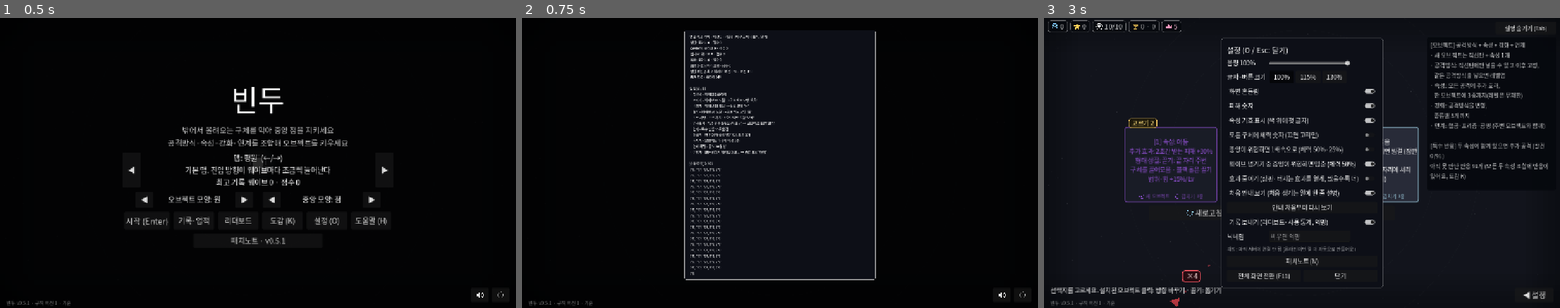
Above: before the commit, frames 1-3 (left to right).
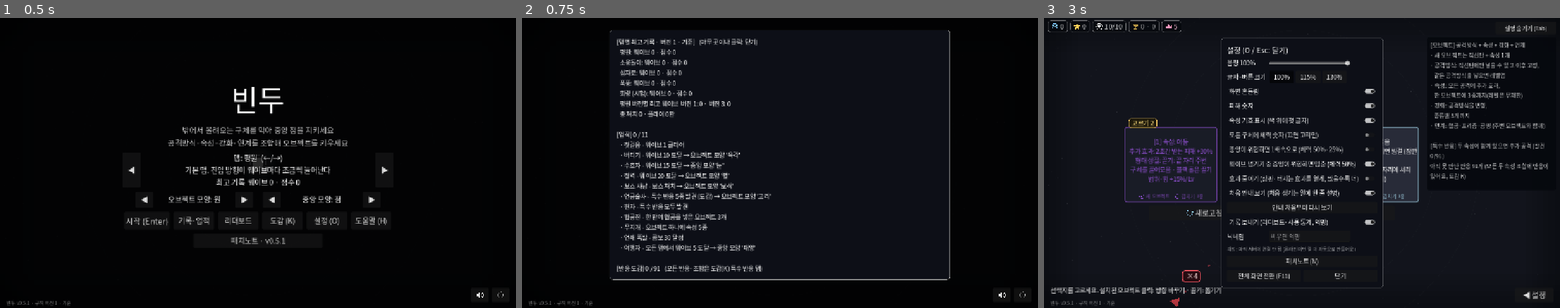
Above: after the commit, the same moments.

Repository: lenope1214/Bindu
Game: Godot game, scene res://main.tscn
Two runs of this game, one before a commit and one after it. Both use one fixed random seed, a clock stepped at 60 frames per second and the inputs below.
Inputs (mouse positions are in pixels of both pictures, inside the frame that each line leads up to):
- Up to frame 1 (0.5 s): no input
- Up to frame 2 (0.75 s): click "기록·업적" at 0.5 s
- Up to frame 3 (3 s): click (1544, 296) at 1.25 s; click (1523, 296) at 2 s; tap Enter at 2.75 s; move the mouse to (1415, 148) at 2.77 s; hold Right from 2.78 s (still down); tap O at 2.85 s; click (1415, 148) at 2.92 s

Frame 1 is identical in both runs. In frame 2, 7.4% of the frame differs, in the area x 17-83%, y 4-91%; in frame 3, nothing differs.

Commit message:
도움말을 굴려 보는 창으로(화면에 맞추려 글자를 반으로 줄이던 것), 기록 창 반응 도감은 찾은 것만 (0.5.3, 미배포)
Co-Authored-By: Claude Opus 5.5 <noreply@anthropic.com>
Claude-Session: https://claude.ai/code/session_012rhiBkF6sn2iLQ8q7B8rRe

Diff:
--- a/scripts/main.gd
+++ b/scripts/main.gd
@@ -229,6 +229,7 @@
 var modes_btns := {}  # 모드 id -> 켜고 끄는 버튼
 var new_achievements: Array = []  # 이번 판에 새로 달성한 업적 이름
 var help_label: Label
+var help_scroll: ScrollContainer
 var hover_elem := -1  # 마우스를 올린 선택지의 속성
 var tip_orb: Node = null  # 마우스를 올린 구체 (그 구체만 체력 숫자를 보인다)
 var range_all := false  # 터치 화면 [범위 보기]: Alt를 누른 것처럼 모든 오브젝트 범위·피해 몫
@@ -678,15 +679,16 @@
 	_build_dps(root)
 	_build_menu(root)
 
+	# 도움말은 굴려 보는 창 안에 (줄이 많아 화면 높이에 맞춰 줄이면 글자를 읽을 수 없게 작아지던 것).
+	# 열고 닫는 것은 그대로 help_label.visible, 창(help_scroll)은 _process에서 따라간다
+	help_scroll = ScrollContainer.new()
+	help_scroll.set_anchors_preset(Control.PRESET_CENTER)
+	help_scroll.horizontal_scroll_mode = ScrollContainer.SCROLL_MODE_DISABLED
+	help_scroll.visible = false
 	help_label = Label.new()
-	help_label.set_anchors_preset(Control.PRESET_CENTER)
-	# 긴 줄은 창 안에서 줄바꿈 (오른쪽 끝이 화면 밖으로 잘리던 것). 높이가 화면보다 크면 _fit_panels가 줄인다
-	help_label.offset_left = -520.0
-	help_label.offset_right = 520.0
-	help_label.offset_top = -300.0
-	help_label.offset_bottom = 300.0
+	# 긴 줄은 창 안에서 줄바꿈 (오른쪽 끝이 화면 밖으로 잘리던 것)
 	help_label.autowrap_mode = TextServer.AUTOWRAP_WORD_SMART
-	help_label.grow_vertical = Control.GROW_DIRECTION_BOTH  # 줄이 늘어도 가운데에 (아래 버튼 줄을 덮지 않게)
+	help_label.size_flags_horizontal = Control.SIZE_EXPAND_FILL
 	help_label.add_theme_font_size_override("font_size", 15)
 	var hsb := StyleBoxFlat.new()
 	hsb.bg_color = Color(0.05, 0.06, 0.09, 1.0)  # 뒤 카드·설명 글자가 비쳐 보이지 않게
@@ -694,10 +696,11 @@
 	hsb.border_color = Color(1, 1, 1, 0.25)
 	hsb.set_content_margin_all(18)
 	hsb.set_corner_radius_all(6)
-	help_label.add_theme_stylebox_override("normal", hsb)
+	help_scroll.add_theme_stylebox_override("panel", hsb)
 	help_label.text = _help_text()
 	help_label.visible = false
-	root.add_child(help_label)
+	help_scroll.add_child(help_label)
+	root.add_child(help_scroll)
 
 
 ## 쉬는 시간 왼쪽 위: 지난 웨이브 오브젝트별 DPS 표 (줄은 _refresh_dps가 채운다).
@@ -892,7 +895,7 @@
 
 ## 화면보다 커지는 창(줄이 많거나 글자를 키웠을 때)은 줄여서 맞춘다. 가운데 창이라 위아래 여백이 같고, 아래는 버튼 줄을 비운다.
 func _fit_panels() -> void:
-	for c: Control in [title_box, help_label, records_panel, settings_panel, notes_panel, modes_panel, codex_panel]:
+	for c: Control in [title_box, help_scroll, records_panel, settings_panel, notes_panel, modes_panel, codex_panel]:
 		if not c.is_visible_in_tree():
 			continue
 		var h: float = c.get_combined_minimum_size().y if c == title_box else c.size.y
@@ -3328,16 +3331,15 @@
 				unlock = " → 중앙 모양 '%s'" % Meta.CORE_SKINS[sk]["name"]
 		lines.append("  %s %s - %s%s" % ["✓" if Meta.achieved.has(id) else "·", a["name"], a["desc"], unlock])
 	lines.append("")
-	lines.append("[반응 도감] %d / %d" % [Meta.codex.size(), Elem.REACTIONS.size()])
-	var row := PackedStringArray()
+	lines.append("[반응 도감] %d / %d   (모든 반응·조합은 도감(K) 특수 반응 탭)" % [Meta.codex.size(), Elem.REACTIONS.size()])
+	# 찾은 반응만 이어 쓴다. 모르는 칸마다 ???를 쓰면 반응이 91개라 창이 화면 높이만큼 길어져 글자가 읽을 수 없게 작아졌다
+	var found := PackedStringArray()
 	for r in Elem.REACTIONS:
 		if Meta.codex.has(r["id"]):
-			row.append("%s(%s+%s)" % [r["name"], Elem.NAMES[r["a"]], Elem.NAMES[r["b"]]])
-		else:
-			row.append("???")
-	# 반응이 17개라 다섯 개씩 끊어 화면 밖으로 넘치지 않게
-	for i in range(0, row.size(), 5):
-		lines.append("  " + ", ".join(row.slice(i, i + 5)))
+			found.append("%s(%s+%s)" % [r["name"], Elem.NAMES[r["a"]], Elem.NAMES[r["b"]]])
+	if not found.is_empty():
+		for l in _wrap_words(", ".join(found), 600.0, 15).split("\n"):
+			lines.append("  " + l)
 	records_panel.text = "\n".join(lines)
 
 
@@ -4854,6 +4856,17 @@
 	legend_btn.text = ("설명 보기" if legend_hidden else "설명 숨기기") + " (Tab)"
 	legend.visible = legend.visible and not legend_hidden
 	# 시작 화면 위에 설정·기록·도움말·패치노트 창을 열면 뒤 메뉴는 숨긴다 (흐리게만 하면 창 아래로 삐져나온 버튼 줄이 겹쳐 보이고 눌리던 것)
+	if help_label.visible and not help_scroll.visible:
+		help_scroll.scroll_vertical = 0  # 열 때마다 맨 위부터
+	help_scroll.visible = help_label.visible
+	if help_scroll.visible:
+		var hw2 := minf(1040.0, ui_root.size.x - 40.0)  # 글자를 키우면 화면 폭보다 넓어지던 것
+		help_scroll.offset_left = -hw2 / 2.0
+		help_scroll.offset_right = hw2 / 2.0
+		help_label.custom_minimum_size.x = hw2 - 36.0 - 12.0  # 안쪽 여백 + 굴림 막대
+		var hh := minf(help_label.get_combined_minimum_size().y + 36.0, ui_root.size.y - 100.0)
+		help_scroll.offset_top = -hh / 2.0
+		help_scroll.offset_bottom = hh / 2.0
 	title_box.visible = not (settings_panel.visible or records_panel.visible or help_label.visible or notes_panel.visible or modes_panel.visible or codex_panel.visible)
 	hud.visible = not title_label.visible  # 시작 화면엔 메뉴에 최고 기록이 따로 있다
 	# 시작 화면에서 일시정지·배속 버튼을 누르면 메뉴 위에 일시정지 창이 뜨던 문제
Not shown, changed: CHANGELOG.md
